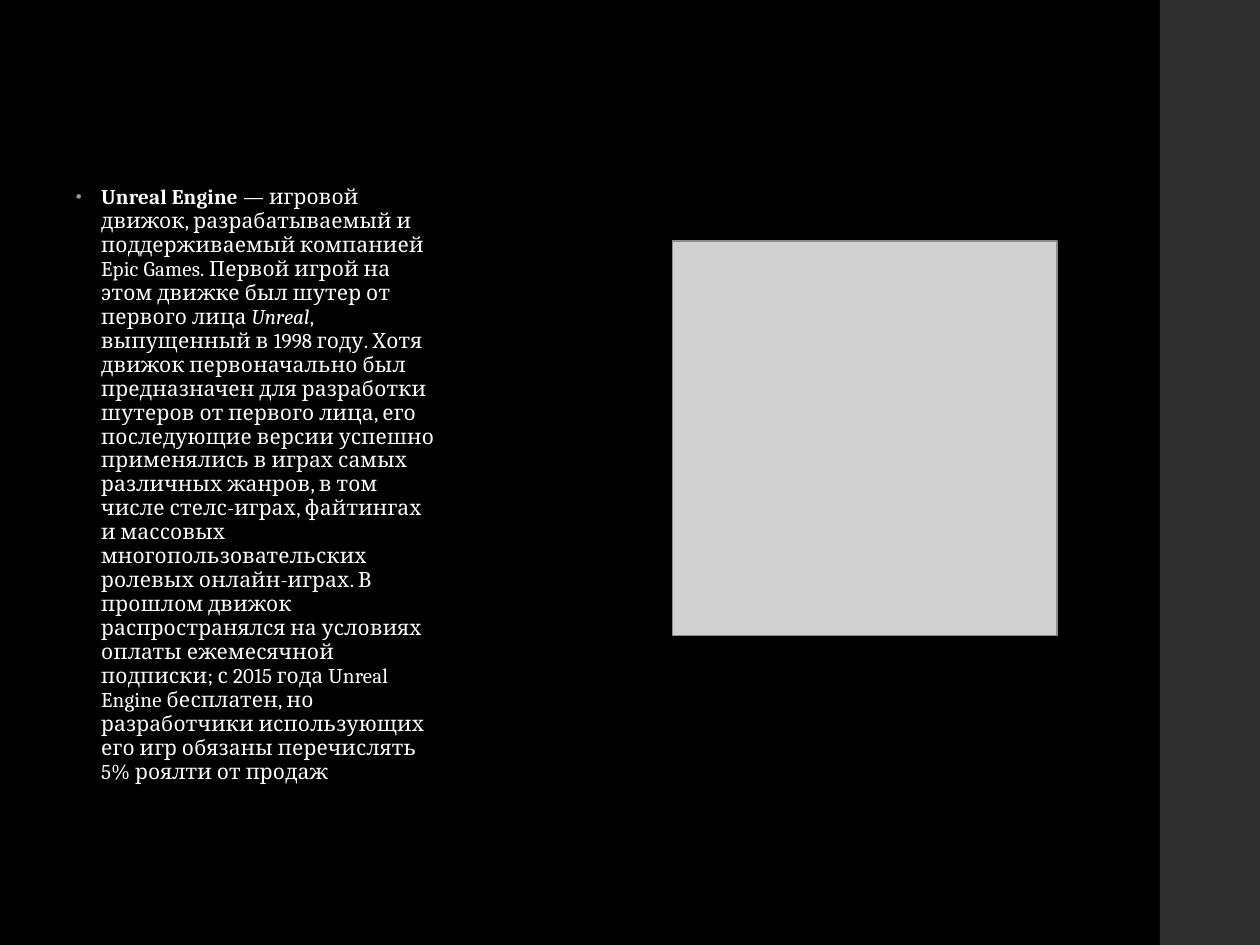
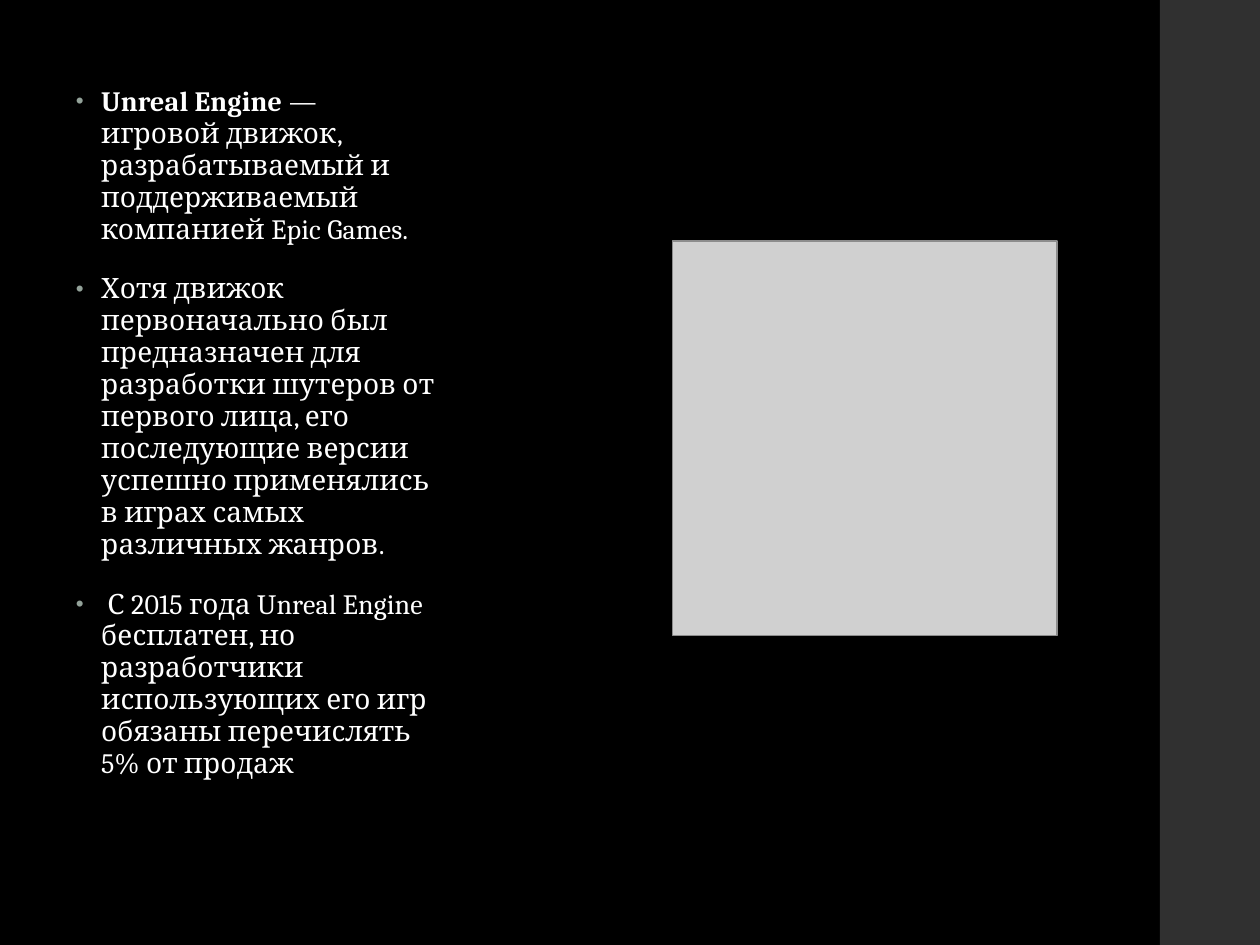
Before and after one commit to Kexfff/SchoolProjectGame, a slide deck: slide 5 of Presentation 4.3.pptx. Drawn at 1260x945 pixels with LibreOffice and Linux fonts; fonts in the diff are those of the drawing; grey boxes stand for pictures. Boxes give left, top, right and bottom in pixels: in the first picture for what was removed or moved away, otherwise in the second. Text is boxed around its words. In the diff, an @@ line names an element or a change of style, - is before the commit and + after.

Commit message:
presentation

```diff
--- a/Presentation 4.3.pptx
+++ b/Presentation 4.3.pptx
@@ text at (101,91,434,748): text changed; size 12 to 16 pt @@
-• Unreal Engine — игровой движок, разрабатываемый и поддерживаемый компанией Epic Games. Первой игрой на этом движке был шутер от первого лица Unreal, выпущенный в 1998 году. Хотя движок первоначально был предназначен для разработки шутеров от первого лица, его последующие версии успешно применялись в играх самых различных жанров, в том числе стелс-играх, файтингах и массовых многопользовательских ролевых онлайн-играх. В прошлом движок распространялся на условиях оплаты ежемесячной подписки; с 2015 года Unreal Engine бесплатен, но разработчики использующих его игр обязаны перечислять 5% роялти от продаж
+• Unreal Engine — игровой движок, разрабатываемый и поддерживаемый компанией Epic Games.
+• Хотя движок первоначально был предназначен для разработки шутеров от первого лица, его последующие версии успешно применялись в играх самых различных жанров.
+• С 2015 года Unreal Engine бесплатен, но разработчики использующих его игр обязаны перечислять 5% от продаж
```
Also in this commit, not shown: 2 other slides changed.
